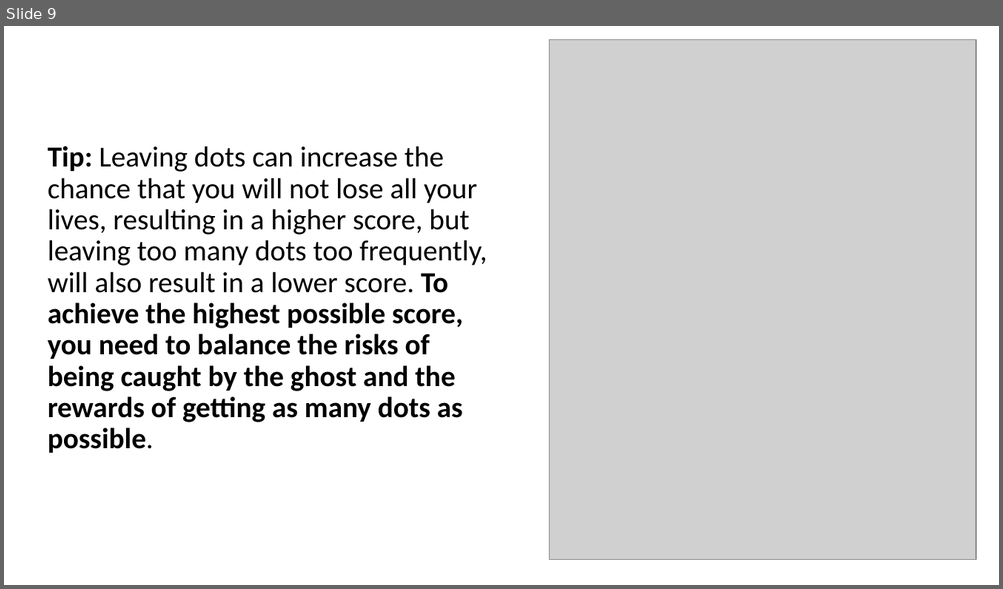
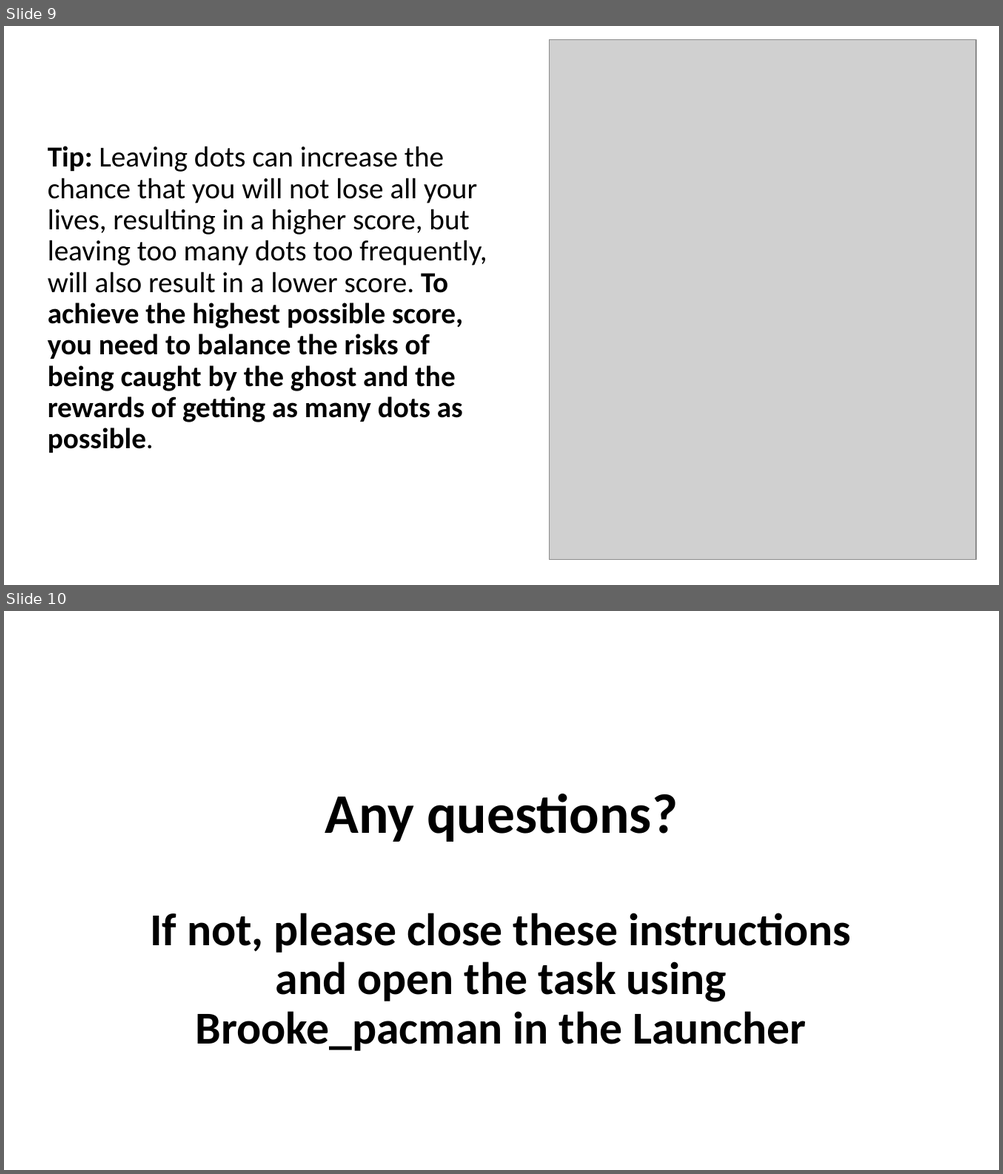
Before and after one commit to bstavel/pacman-task, a slide deck: Pacman_Instructions.pptx. Shown one above the other, each under a label of ours: slide 9 before the commit, slides 9 and 10 after it. The pictures are 1003x589 and 1003x1174 pixels, drawn with LibreOffice and Linux fonts; fonts in the diff are those of the drawing; grey boxes stand for pictures. Boxes give left, top, right and bottom in pixels: in the first picture for what was removed or moved away, otherwise in the second. Text is boxed around its words. In the diff, an @@ line names an element or a change of style, - is before the commit and + after.

Commit message:
upadte instructions

```diff
--- a/Pacman_Instructions.pptx
+++ b/Pacman_Instructions.pptx
@@ slide 10 added at <box>4,611,999,1170</box>, background #FFFFFF @@
@@ title added at <box>150,794,851,1051</box>, 44.1 pt, text #000000, bold @@
+Any questions?
+If not, please close these instructions and open the task using Brooke_pacman in the Launcher
```
Also in this commit, not shown: 4 slides removed.
